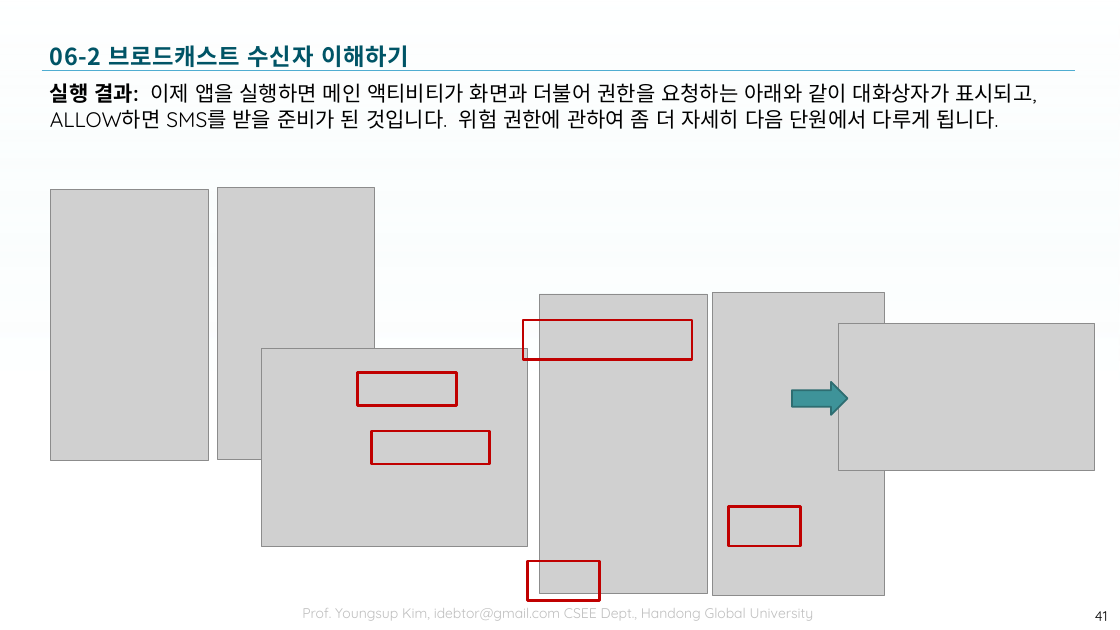
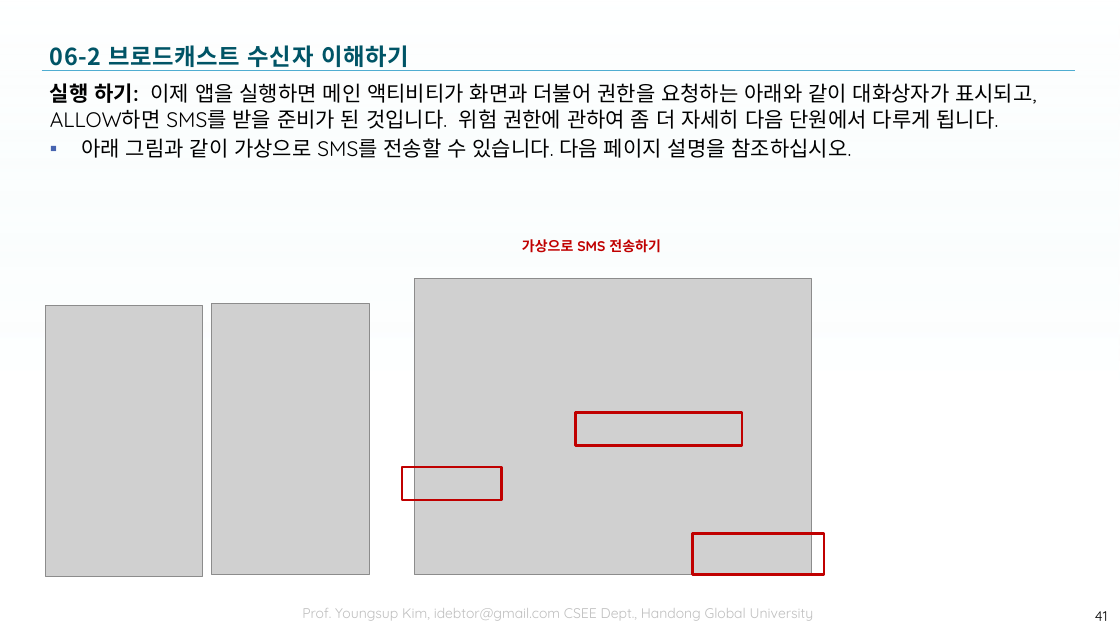
Before and after one commit to tae7841/HuStarAS, a slide deck: slide 41 of ppts/06Service.pptx. Drawn at 1120x630 pixels with LibreOffice and Linux fonts; fonts in the diff are those of the drawing; grey boxes stand for pictures; background and template pictures are left out. Boxes give left, top, right and bottom in pixels: in the first picture for what was removed or moved away, otherwise in the second. Text is boxed around its words. In the diff, an @@ line names an element or a change of style, - is before the commit and + after.

```diff
--- a/ppts/06Service.pptx
+++ b/ppts/06Service.pptx
@@ text at (x1=50, y1=83, x2=1036, y2=158): text changed @@
-실행 결과: 이제 앱을 실행하면 메인 액티비티가 화면과 더불어 권한을 요청하는 아래와 같이 대화상자가 표시되고, ALLOW하면 SMS를 받을 준비가 된 것입니다. 위험 권한에 관하여 좀 더 자세히 다음 단원에서 다루게 됩니다.
+실행 하기: 이제 앱을 실행하면 메인 액티비티가 화면과 더불어 권한을 요청하는 아래와 같이 대화상자가 표시되고, ALLOW하면 SMS를 받을 준비가 된 것입니다. 위험 권한에 관하여 좀 더 자세히 다음 단원에서 다루게 됩니다.
+▪ 아래 그림과 같이 가상으로 SMS를 전송할 수 있습니다. 다음 페이지 설명을 참조하십시오.
@@ text added at (x1=522, y1=239, x2=660, y2=253), 12 pt, text #C00000, bold @@
+가상으로 SMS 전송하기
@@ picture resized from (x1=262, y1=348, x2=528, y2=546) to (x1=414, y1=279, x2=812, y2=575) @@
@@ picture removed at (x1=539, y1=294, x2=707, y2=594) @@
@@ picture removed at (x1=712, y1=293, x2=885, y2=596) @@
@@ picture moved from (x1=50, y1=189, x2=208, y2=460) to (x1=45, y1=305, x2=203, y2=576) @@
@@ picture moved from (x1=218, y1=188, x2=375, y2=460) to (x1=212, y1=303, x2=369, y2=575) @@
@@ rectangle removed at (x1=523, y1=320, x2=691, y2=360) @@
@@ picture removed at (x1=839, y1=323, x2=1095, y2=471) @@
@@ right arrow removed at (x1=792, y1=382, x2=848, y2=415) @@
@@ rectangle resized from (x1=372, y1=431, x2=490, y2=464) to (x1=576, y1=413, x2=742, y2=445) @@
@@ rectangle moved from (x1=357, y1=373, x2=456, y2=406) to (x1=402, y1=467, x2=502, y2=500) @@
@@ rectangle resized from (x1=729, y1=507, x2=802, y2=546) to (x1=692, y1=534, x2=824, y2=575) @@
@@ rectangle removed at (x1=528, y1=561, x2=600, y2=601) @@
```
Also in this commit, not shown: 8 other slides changed.
